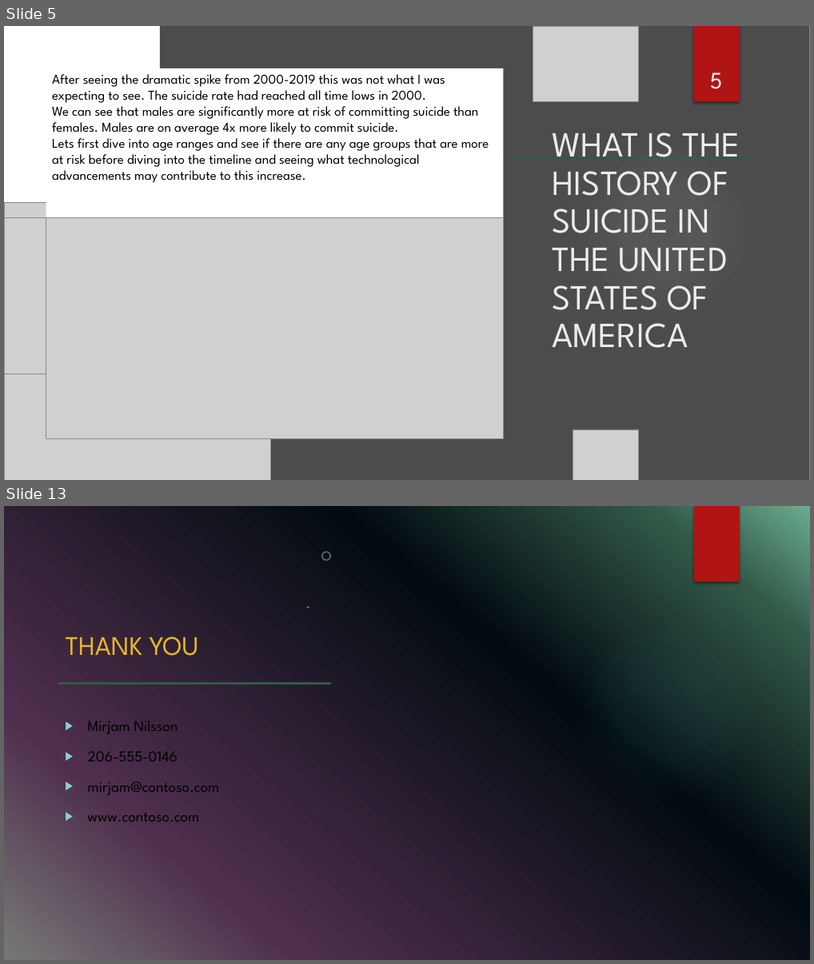
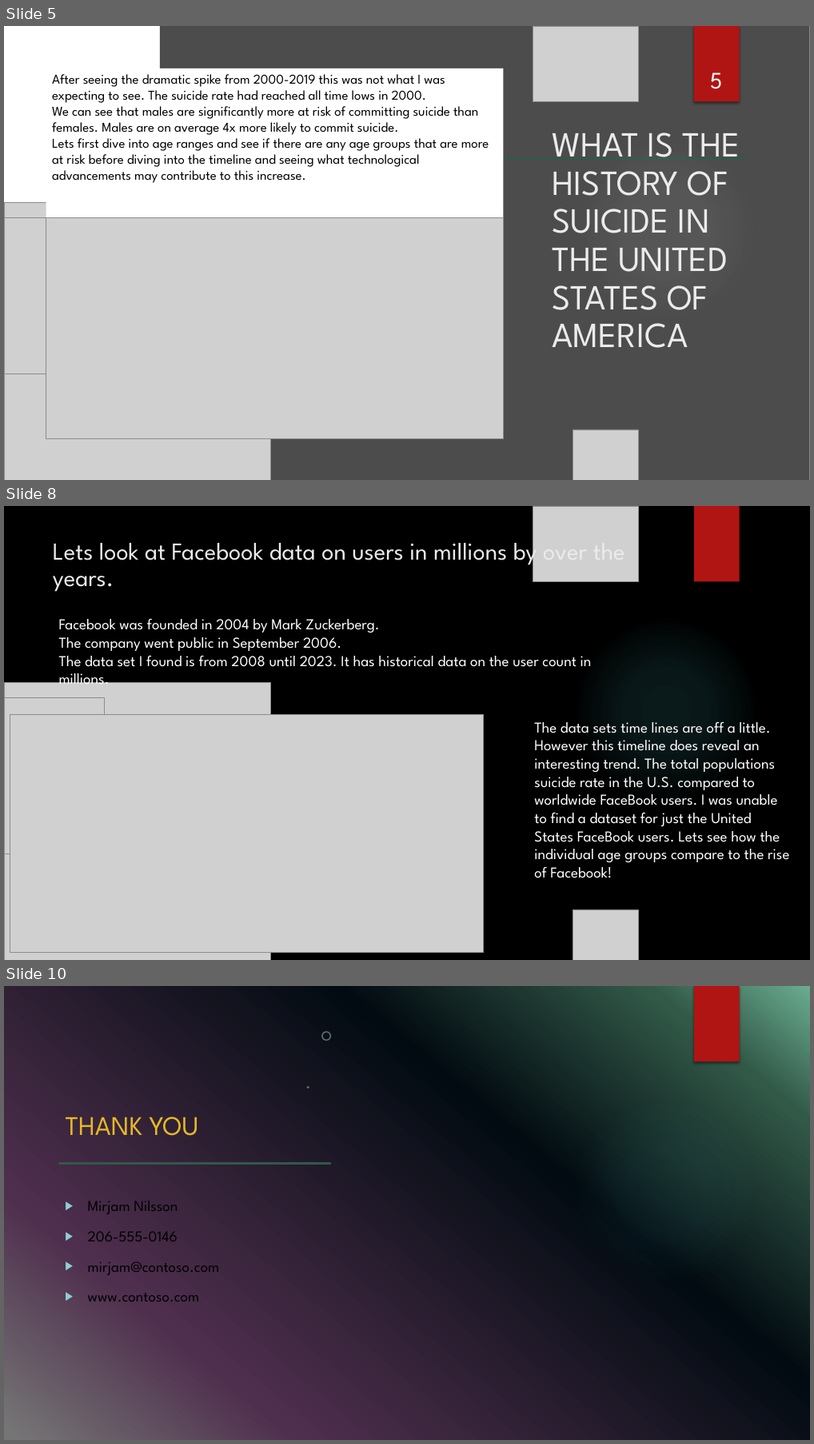
Before and after one commit to RussellBracey/Capston_rb, a slide deck: powerpoint/capstone_powerpoint.pptx. Shown one above the other, each under a label of ours: slides 5 and 13 before the commit, slides 5, 8 and 10 after it; the slides between them are not shown. The pictures are 814x964 and 814x1444 pixels, drawn with LibreOffice and Linux fonts; fonts in the diff are those of the drawing; grey boxes stand for pictures; background and template pictures are left out. Boxes give left, top, right and bottom in pixels: in the first picture for what was removed or moved away, otherwise in the second. Text is boxed around its words. In the diff, an @@ line names an element or a change of style, - is before the commit and + after.

```diff
--- a/powerpoint/capstone_powerpoint.pptx
+++ b/powerpoint/capstone_powerpoint.pptx
@@ slide 8 added at (4,506,810,960), background picture (left out); not listed: 1 template element that a slide beside it also shows @@
@@ picture added at (534,506,639,582) @@
@@ rectangle added at (694,506,740,582), fill #B01513 @@
@@ title added at (53,535,538,592), 29 pt, text #EBEBEB @@
+Lets look at Facebook data on users in millions by over the years.
@@ text added at (59,618,592,689), 18 pt, text #FFFFFF @@
+Facebook was founded in 2004 by Mark Zuckerberg.
+The company went public in September 2006.
+The data set I found is from 2008 until 2023. It has historical data on the user count in millions.
@@ ellipse added at (574,616,759,803), fill gradient #50B9C1 @@
@@ picture added at (4,683,270,960) @@
@@ picture added at (4,697,105,854) @@
@@ picture added at (10,715,484,952) @@
@@ text added at (534,721,790,878), 18 pt, text #FFFFFF @@
+The data sets time lines are off a little. However this timeline does reveal an interesting trend. The total populations suicide rate in the U.S. compared to worldwide FaceBook users. I was unable to find a dataset for just the United States FaceBook users. Lets see how the individual age groups compare to the rise of Facebook!
@@ page number added at (442,828,590,900), 11.9 pt, text #8AD0D6 @@
+8
@@ picture added at (574,909,639,960) @@
@@ what was slide 13 is now slide 10 @@
```
Also in this commit, not shown: 3 other slides added, 7 slides removed, 2 other files.
